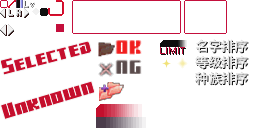
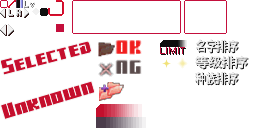
Layers edited between the first and the second 256x128 image:
painted on "名字排序 等级排序 种族排序" over [left=195, top=39, right=248, bottom=85]
